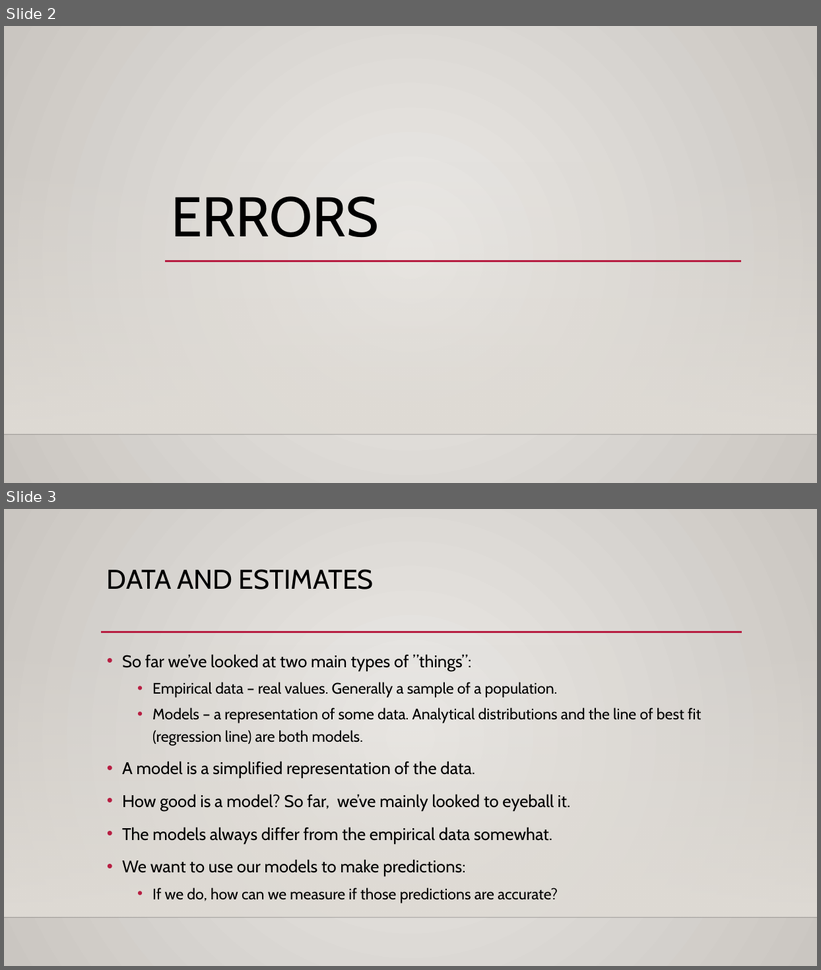
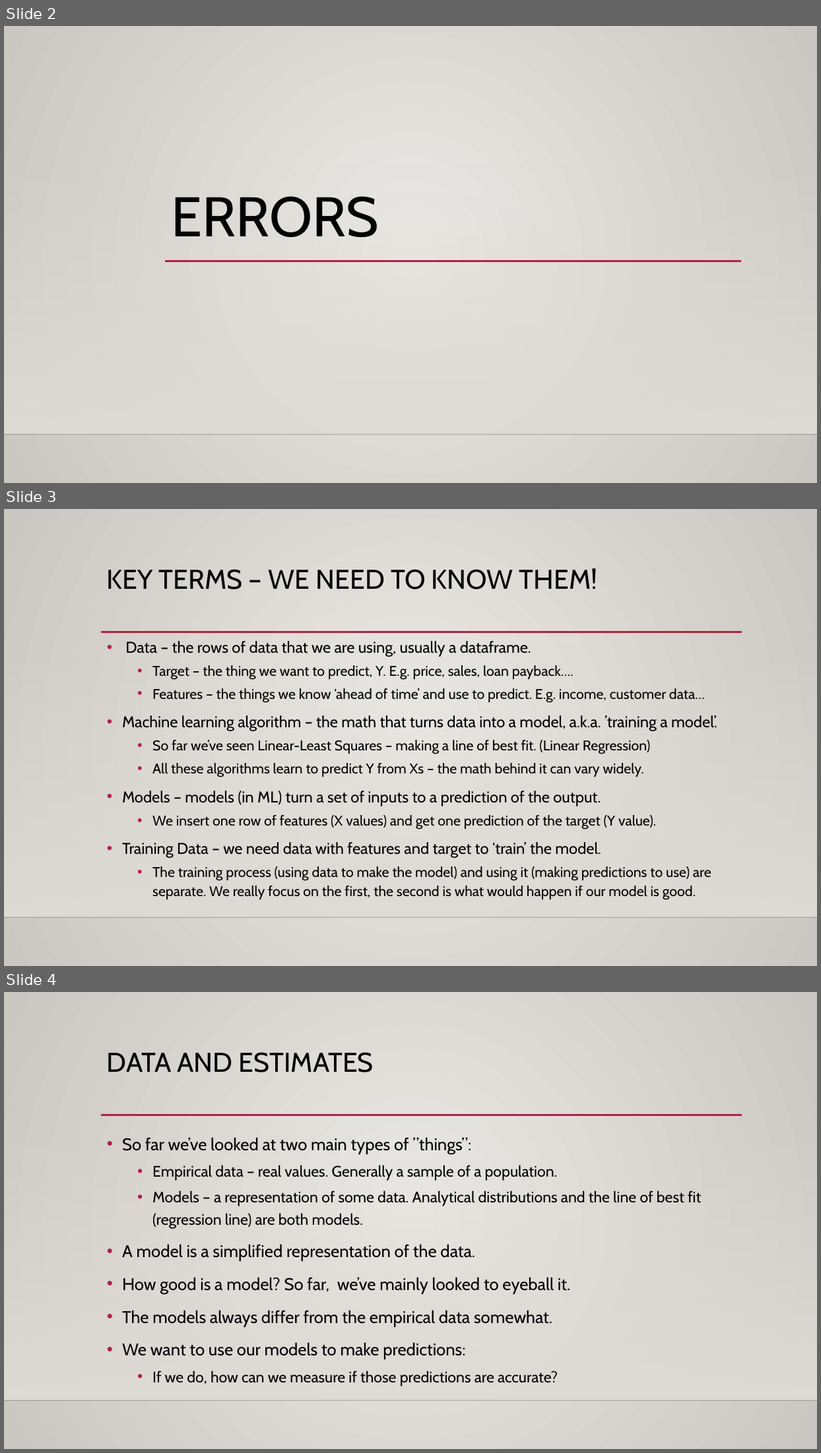
Before and after one commit to AkeemSemper/ML_for_Non_DS_Students, a slide deck: course_resources/slides/Used/010_Errors.pptx. Shown one above the other, each under a label of ours: slides 2 and 3 before the commit, slides 2, 3 and 4 after it. The pictures are 821x970 and 821x1453 pixels, drawn with LibreOffice and Linux fonts; fonts in the diff are those of the drawing; background and template pictures are left out. Boxes give left, top, right and bottom in pixels: in the first picture for what was removed or moved away, otherwise in the second. Text is boxed around its words. In the diff, an @@ line names an element or a change of style, - is before the commit and + after.

```diff
--- a/course_resources/slides/Used/010_Errors.pptx
+++ b/course_resources/slides/Used/010_Errors.pptx
@@ slide 3 added at (4,509,817,966), background gradient #ECEAE7 to #CAC7C1; not listed: 3 template elements that a slide beside it also shows @@
@@ title added at (107,568,598,590), 32 pt, text #000000 @@
+KEY TERMS – WE NEED TO KNOW THEM!
@@ text added at (122,641,717,900), 16.6 pt, text #000000 @@
+• Data – the rows of data that we are using, usually a dataframe.
+  • Target – the thing we want to predict, Y. E.g. price, sales, loan payback….
+  • Features – the things we know ‘ahead of time’ and use to predict. E.g. income, customer data…
+• Machine learning algorithm – the math that turns data into a model, a.k.a. ’training a model’.
+  • So far we’ve seen Linear-Least Squares – making a line of best fit. (Linear Regression)
+  • All these algorithms learn to predict Y from Xs – the math behind it can vary widely.
+• Models – models (in ML) turn a set of inputs to a prediction of the output.
+  • We insert one row of features (X values) and get one prediction of the target (Y value).
+• Training Data – we need data with features and target to ‘train’ the model.
+  • The training process (using data to make the model) and using it (making predictions to use) are separate. We really focus on the first, the second is what would happen if our model is good.
@@ what was slide 3 is now slide 4 @@
```
Also in this commit, not shown: 4 slides changed, 8 other slides added, 11 other files.
